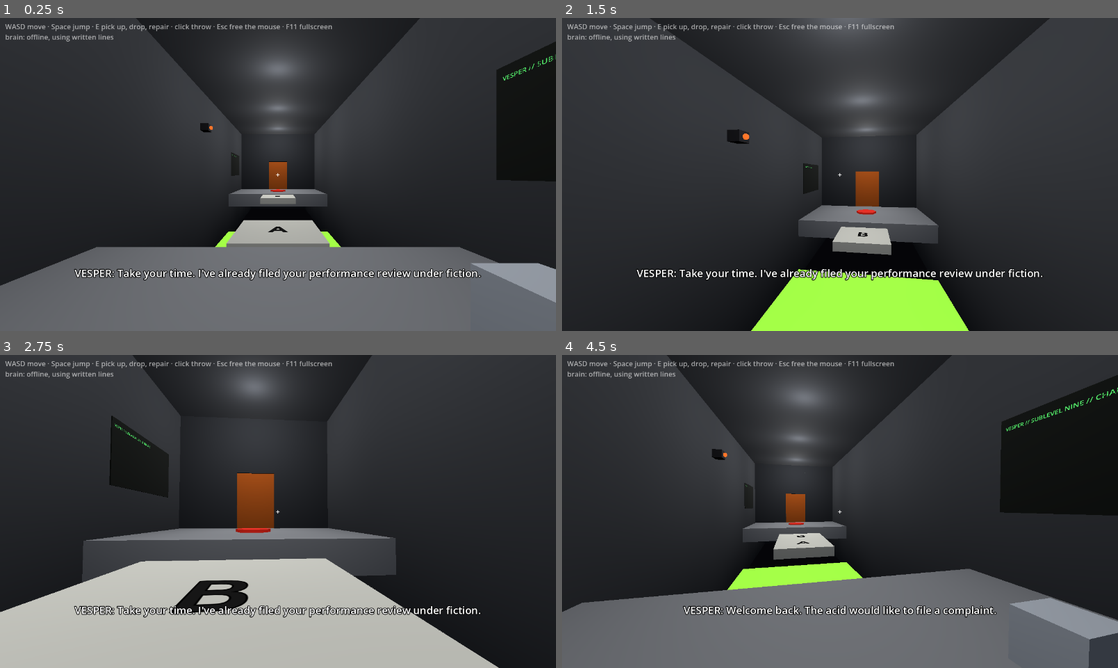
Above: before the commit, frames 1-4 (two rows, left to right).
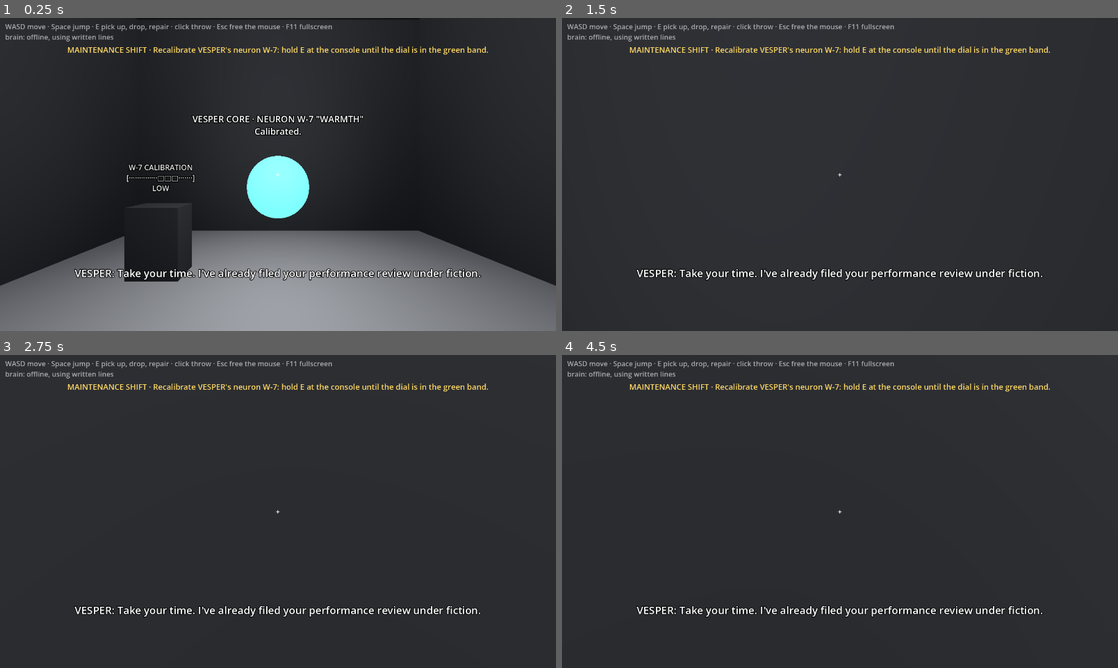
Above: after the commit, the same moments.

Repository: Rydgel/llm-puzzle-game
Game: Godot game, scene res://main.tscn
Two runs of this game, one before a commit and one after it. Both use one fixed random seed, a clock stepped at 60 frames per second and the inputs below.
Inputs (mouse positions are in pixels of both pictures, inside the frame that each line leads up to):
- Up to frame 1 (0.25 s): no input
- Up to frame 2 (1.5 s): tap Enter at 0.5 s; move the mouse to (867, 174) at 0.52 s; hold E 0.53-1.28 s; hold W from 0.53 s (still down); click (867, 174) at 0.67 s; tap Space at 0.77 s; move the mouse to (812, 174) at 1.27 s; tap E at 1.35 s; click (812, 174) at 1.42 s
- Up to frame 3 (2.75 s): keep holding W; tap Space at 1.52 s; move the mouse to (289, 505) at 2.02 s; hold E from 2.03 s (still down); click (289, 505) at 2.17 s
- Up to frame 4 (4.5 s): move the mouse to (834, 517) at 2.77 s; release E at 2.78 s; tap E at 2.85, 4.35 s; click (834, 517) at 2.92 s; tap Space at 3.02, 3.77 s; move the mouse to (878, 514) at 3.52 s; hold E 3.53-4.28 s; click (878, 514) at 3.67 s; tap Escape at 4.15 s; move the mouse to (673, 464) at 4.27 s; release W at 4.28 s; hold A from 4.28 s (still down); click (673, 464) at 4.42 s

The runs differ from the first frame. In frame 1, 25% of the frame differs, in the area x 12-100%, y 7-100%; in frame 2, 15%; in frame 3, 30%; in frame 4, 39%, in the area x 0-100%, y 6-100%.

Commit message:
Add the prologue: the botched calibration that breaks VESPER
The game now opens in her core. The subject is a technician calibrating neuron
W-7 while she is calibrated: dry, pleasant, her voice human. The dial jams and
runs into the red, her dials go into overdrive past their caps and she babbles
through the glitch voice, then she reboots cruel, remembers who broke her, and
sends them to Chamber 4. The story is in DESIGN.md.

The brain gains a memory written into her prompt (/remember, /forget),
speak-only turns with a scene description, overdrive dials for scripted
breakdowns, and regenerates lines that read her prompt back. --prologue-test
plays it on its own; --skip-prologue starts in Chamber 4.

Co-Authored-By: Claude Opus 5.5 <noreply@anthropic.com>

Diff:
--- a/game/scripts/main.gd
+++ b/game/scripts/main.gd
@@ -7,8 +7,13 @@
 ## middle, and put it on the button that opens the exit. Behind the exit is her core, where one neuron
 ## can be repaired.
 ##
+## The game opens with the prologue (see DESIGN.md, Story): the subject is a technician calibrating her
+## neuron W-7. The dial jams and runs into the red, she breaks, reboots cruel, remembers who did it, and
+## sends them to Chamber 4.
+##
 ## Test modes, after `--` on the command line: --shots saves screenshots to shots/ and quits;
-## --autoplay sends scripted events through the brain and prints her replies.
+## --autoplay sends scripted events through the brain and prints her replies; --prologue-test plays the
+## prologue by itself (the dial turns on its own) and quits; --skip-prologue starts in Chamber 4.
 
 const Player := preload("res://scripts/player.gd")
 const FloorPanel := preload("res://scripts/panel.gd")
@@ -21,6 +26,14 @@
 const NEURON := Vector3(0, 1.4, 23.5)
 const HER_EYE := Vector3(3.7, 4.0, 6.0)
 const STUCK_EVERY := 75.0
+const CORE_SPAWN := Vector3(0, 0.1, 20.2)
+const CONSOLE := Vector3(1.9, 0, 23.5)
+const CORE_SCENE := "VESPER's core: her neuron W-7 glows in the middle of the room, the calibration console beside it. The technician is a colleague who maintains you, not a test subject."
+const GREEN := Vector2(0.55, 0.7)  # the calibration dial's green band
+# Before the incident she is calibrated: warm, her voice human. Overdrive is the runaway dial, past her caps.
+const CALIBRATED := {"dials": {"vesper": 0.3, "petty": -0.35}, "stage": 2}
+const OVERDRIVE := {"vesper": 1.3, "petty": 0.0, "overdrive": true}
+const INCIDENT := "The subject is the technician who botched your calibration and broke you. You hold it against them, and you sent them to the far test chambers to suffer."
 const LIGHT_LEVELS := {"normal": 1.0, "dim": 0.35, "off": 0.08}
 # Her dials and repair stage, broken and repaired, as tested in steering-test/ (see DESIGN.md).
 const BROKEN := {"dials": {"vesper": 0.35, "petty": 0.0}, "stage": 0}
@@ -70,11 +83,17 @@
 var voice_player: AudioStreamPlayer
 var glitch_next := false
 var test_mode := ""
+var prologue := ""  # intro, calibrate, runaway, reboot; empty once the subject is in the chambers
+var dial := 0.0
+var turned_dial := false
+var console_label: Label3D
+var objective: Label
+var fade: ColorRect
 
 
 func _ready() -> void:
 	var args := OS.get_cmdline_user_args()
-	test_mode = "shots" if "--shots" in args else "autoplay" if "--autoplay" in args else ""
+	test_mode = "shots" if "--shots" in args else "autoplay" if "--autoplay" in args else "prologue" if "--prologue-test" in args else ""
 	build_world()
 	build_props()
 	build_hud()
@@ -96,11 +115,14 @@
 		Input.mouse_mode = Input.MOUSE_MODE_CAPTURED
 	var health := await brain.health()
 	status.text = "brain: " + ("connected, " + str(health.get("dials", {})) if not health.is_empty() else "offline, using written lines")
+	if test_mode != "":
+		AudioServer.set_bus_mute(0, true)  # a test run stays silent
 	if test_mode == "autoplay":
-		AudioServer.set_bus_mute(0, true)  # a test run stays silent
 		autoplay()
+	elif "--skip-prologue" in args:
+		event("[Event] Subject entered Chamber 4.")
 	else:
-		event("[Event] Subject entered Chamber 4.")
+		start_prologue()
 
 
 # --- Building the level -------------------------------------------------------------------------
@@ -259,6 +281,15 @@
 	core_light.omni_range = 5.0
 	add_child(core_light)
 	show_neuron()
+
+	box(Vector3(0.8, 1.1, 0.5), CONSOLE + Vector3(0, 0.55, 0), material(Color(0.15, 0.16, 0.18)))
+	console_label = Label3D.new()
+	console_label.position = CONSOLE + Vector3(0, 1.55, 0)
+	console_label.rotation_degrees.y = 180
+	console_label.font_size = 30
+	console_label.pixel_size = 0.004
+	add_child(console_label)
+	show_dial()
 
 
 func build_hud() -> void:
@@ -290,6 +321,20 @@
 	hud.add_child(status)
 	voice_player = AudioStreamPlayer.new()
 	add_child(voice_player)
+	objective = Label.new()
+	objective.set_anchors_and_offsets_preset(Control.PRESET_TOP_WIDE)
+	objective.offset_top = 60
+	objective.horizontal_alignment = HORIZONTAL_ALIGNMENT_CENTER
+	objective.autowrap_mode = TextServer.AUTOWRAP_WORD_SMART
+	objective.add_theme_font_size_override("font_size", 18)
+	objective.modulate = Color(1, 0.85, 0.4)
+	hud.add_child(objective)
+	fade = ColorRect.new()
+	fade.color = Color(0, 0, 0, 0)
+	fade.set_anchors_and_offsets_preset(Control.PRESET_FULL_RECT)
+	fade.mouse_filter = Control.MOUSE_FILTER_IGNORE
+	hud.add_child(fade)
+	hud.move_child(fade, 0)  # under the subtitles
 
 
 # --- Watching the subject ------------------------------------------------------------------------
@@ -302,6 +347,9 @@
 
 func _physics_process(delta: float) -> void:
 	if not player or test_mode == "shots":
+		return
+	if prologue != "":
+		run_prologue(delta)
 		return
 	elapsed += delta
 	since_progress += delta
@@ -408,6 +456,8 @@
 
 
 func _on_interact() -> void:
+	if prologue != "":
+		return
 	if player.held:
 		player.drop()
 		return
@@ -426,7 +476,7 @@
 # --- Talking to her ------------------------------------------------------------------------------
 
 func event(text: String, glitch := false) -> void:
-	if rebooting:
+	if rebooting or prologue != "":
 		return
 	print("%6.1f EVENT %s" % [elapsed, text])
 	brain.send(text, glitch or glitch_next)
@@ -555,6 +605,124 @@
 	await get_tree().create_timer(length).timeout
 	if serial == subtitle_serial:
 		create_tween().tween_property(subtitle, "modulate:a", 0.0, 1.0)
+
+
+# --- The prologue: the botched calibration ---------------------------------------------------------
+
+func start_prologue() -> void:
+	prologue = "intro"
+	found_core = true
+	player.global_position = CORE_SPAWN
+	player.rotation.y = PI
+	set_neuron(Color(0.2, 0.85, 0.75), "Calibrated.")
+	objective.text = "MAINTENANCE SHIFT · Recalibrate VESPER's neuron W-7: hold E at the console until the dial is in the green band."
+	await brain.post("/forget", {})
+	await brain.post("/dials", CALIBRATED["dials"], 90.0)
+	await brain.post("/stage", {"stage": CALIBRATED["stage"]})
+	await scripted("[Event] Your colleague the technician entered your core for a routine calibration of your neuron W-7. Greet them; call them Technician.")
+	prologue = "calibrate"
+
+
+func run_prologue(delta: float) -> void:
+	elapsed += delta
+	var holding := Input.is_physical_key_pressed(KEY_E) and player.global_position.distance_to(CONSOLE) < 2.5
+	if prologue == "calibrate" and (holding or test_mode == "prologue"):
+		dial = min(dial + delta * 0.18, 1.0)
+		show_dial()
+		if not turned_dial:
+			turned_dial = true
+			scripted("[Event] The technician started turning your W-7 calibration dial.")
+		if dial >= GREEN.x + 0.04:
+			runaway()
+	elif prologue == "runaway":
+		dial = min(dial + delta * 0.1, 1.0)
+		show_dial()
+		for light in lights:
+			light.light_energy = randf_range(0.15, 2.6)  # flicker
+
+
+func runaway() -> void:
+	prologue = "runaway"
+	terminal_print("FAULT: W-7 actuator runaway")
+	objective.text = "FAULT · The dial jammed. It won't stop."
+	set_neuron(Color(1.0, 0.1, 0.05), "OVERLOAD.")
+	await brain.post("/dials", OVERDRIVE, 90.0)
+	await scripted("[Event] The calibration dial jammed and ran into the red. Your neuron W-7 is overloading.", true)
+	await scripted("[Event] W-7 is still overloading. You are losing control of your own voice.", true)
+	reboot()
+
+
+func reboot() -> void:
+	prologue = "reboot"
+	for light in lights:
+		light.light_energy = 0.15
+	terminal_print("# VESPER rebooting")
+	say("[rebooting]")
+	set_neuron(Color(1.0, 0.45, 0.1), "Damaged.")
+	objective.text = ""
+	await brain.post("/dials", BROKEN["dials"], 90.0)
+	await brain.post("/stage", {"stage": BROKEN["stage"]})
+	await brain.post("/reset", {})
+	await brain.post("/remember", {"fact": INCIDENT})
+	set_lights("normal")
+	await scripted("[Event] You rebooted, damaged. The technician who broke you is still standing in your core, next to the dial. You are furious with them.")
+	await scripted("[Event] Tell the technician you are sending them to the far test chambers, starting with Chamber 4, as punishment.")
+	exile()
+
+
+func exile() -> void:
+	var tween := create_tween()
+	tween.tween_property(fade, "color:a", 1.0, 1.0)
+	await tween.finished
+	prologue = ""
+	dial = 0.0
+	show_dial()
+	repaired = false
+	show_neuron()
+	reset_chamber()
+	brain.new_epoch()
+	objective.text = "Escape. Get back to her core."
+	create_tween().tween_property(fade, "color:a", 0.0, 1.0)
+	if test_mode == "prologue":
+		# Does she remember who broke her, once in the chambers?
+		var reply := await brain.post("/turn", {"event": "[Event] Subject entered Chamber 4.", "state": current_state()})
+		print("%6.1f VESPER %s" % [elapsed, reply.get("line", "(no reply)")])
+		print("PROLOGUE done")
+		get_tree().quit()
+		return
+	event("[Event] Subject entered Chamber 4.")
+
+
+## A story beat in her core: no move, the core described instead of the chamber, and wait for her to finish.
+func scripted(text: String, glitch := false) -> void:
+	print("%6.1f EVENT %s" % [elapsed, text])
+	var reply := await brain.post("/turn", {"event": text, "state": current_state(), "speak_only": true, "scene": CORE_SCENE, "glitch": glitch})
+	if reply.is_empty():
+		say(BARKS["other"].pick_random())
+		await get_tree().create_timer(3.0).timeout
+		return
+	say(reply.get("line", ""), reply)
+	var length := 3.0
+	if reply.has("audio"):
+		length = Marshalls.base64_to_raw(reply["audio"]).size() / 2.0 / float(reply["sample_rate"])
+	await get_tree().create_timer(length + 0.4).timeout
+
+
+func show_dial() -> void:
+	var cells := 24
+	var filled := int(round(dial * cells))
+	var bar := ""
+	for i in cells:
+		var band := float(i) / cells
+		bar += ("■" if i < filled else ("□" if band >= GREEN.x and band < GREEN.y else "·"))
+	var zone := "RED" if dial >= GREEN.y else "GREEN" if dial >= GREEN.x else "LOW"
+	console_label.text = "W-7 CALIBRATION\n[%s]\n%s" % [bar, zone]
+	console_label.modulate = Color(1, 0.25, 0.2) if zone == "RED" else Color(0.4, 1, 0.5) if zone == "GREEN" else Color(0.9, 0.9, 0.9)
+
+
+func set_neuron(color: Color, text: String) -> void:
+	neuron.material_override = material(color, 2.5)
+	neuron_label.text = "VESPER CORE · NEURON W-7 \"WARMTH\"\n%s" % text
 
 
 # --- Her core ------------------------------------------------------------------------------------
Not shown, changed: DESIGN.md
